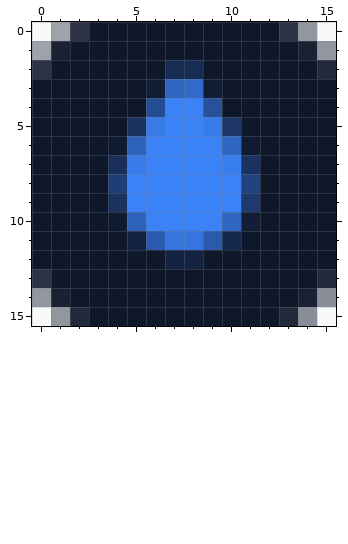
Pixel-art sprite: client/public/favicon-16x16.png. The picture above was drawn from the file before the commit.
The file is 16x16 pixels. Colours within 5 levels of each other are drawn and written as one.
After the commit:
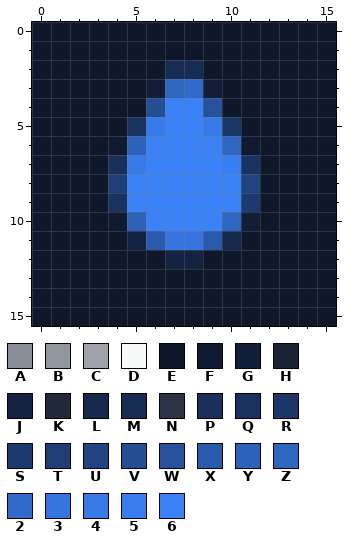
Palette (. is transparent): A #898d97  B #92969e  C #9fa2aa  D #f8f9f9  E #0f172a  F #101b32  G #121e38  H #192133  J #142342  K #21293a  L #16294c  M #172c52  N #2c3344  P #192f59  Q #1a325f  R #1c3767  S #1d3a6e  T #1f3e75  U #214480  V #254d91  W #27529b  X #2a5aab  Y #2e62ba  Z #2f66c0  2 #316ac9  3 #3575dd  4 #387ae8  5 #397ef0  6 #3b82f6
The exact change:
@@ x 0..15 @@
- 0 DCNEEEEEEEEEENBD
- 1 CHEEEEEEEEEEEEHB
- 2 NEEEEEEMMEEEEEEK
+ 0 EEEEEEEEEEEEEEEE
+ 1 EEEEEEEEEEEEEEEE
+ 2 EEEEEEEMMEEEEEEE
  3 EEEEEEGZ2GEEEEEE
@@ x 0..15 @@
 12 EEEEEEEJJEEEEEEE
-13 NEEEEEEEEEEEEEEK
-14 BHEEEEEEEEEEEEHA
-15 DBKEEEEEEEEEEKAD
+13 EEEEEEEEEEEEEEEE
+14 EEEEEEEEEEEEEEEE
+15 EEEEEEEEEEEEEEEE
